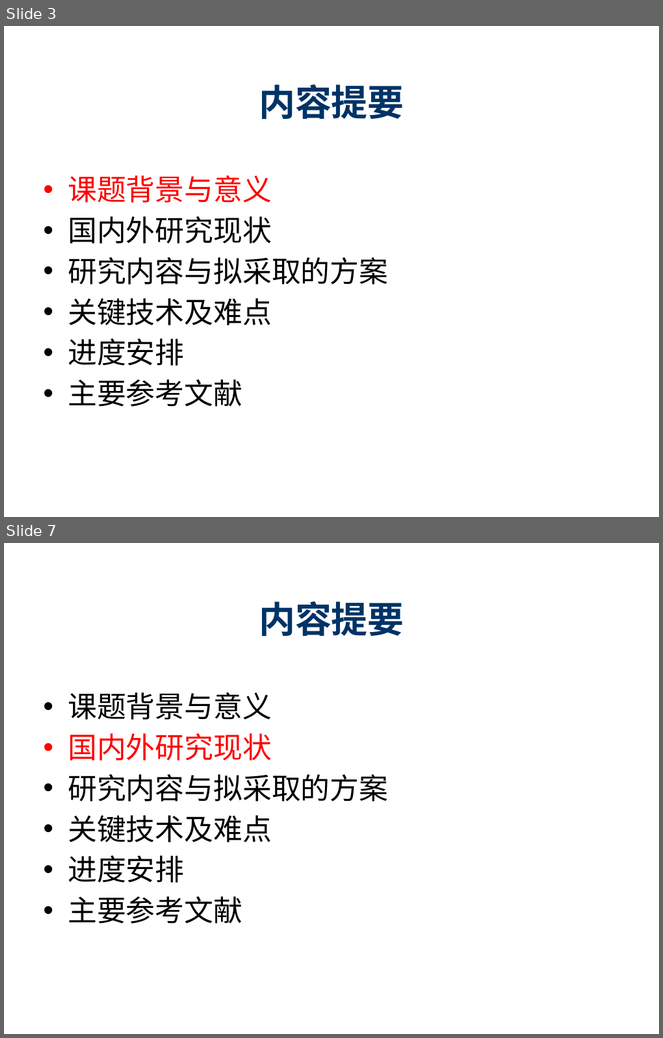
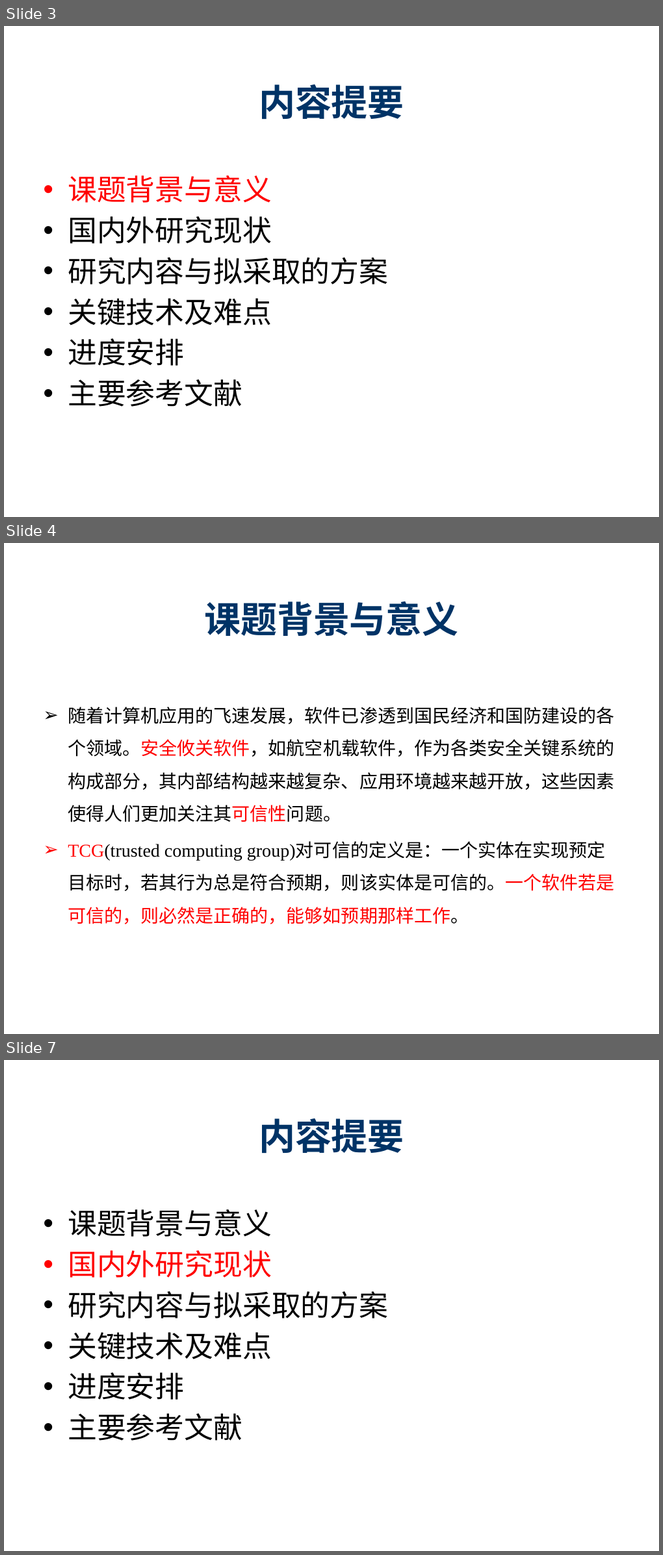
Before and after one commit to destiny1991/--2014--destiny, a slide deck: 开题/SY1406108_陈志伟_开题ppt.pptx. Shown one above the other, each under a label of ours: slides 3 and 7 before the commit, slides 3, 4 and 7 after it; the slides between them are not shown. The pictures are 663x1038 and 663x1555 pixels, drawn with LibreOffice and Linux fonts; fonts in the diff are those of the drawing; background and template pictures are left out. Boxes give left, top, right and bottom in pixels: in the first picture for what was removed or moved away, otherwise in the second. Text is boxed around its words. In the diff, an @@ line names an element or a change of style, - is before the commit and + after.

```diff
--- a/开题/SY1406108_陈志伟_开题ppt.pptx
+++ b/开题/SY1406108_陈志伟_开题ppt.pptx
@@ slide 4 added at [4,543,659,1034], background #FFFFFF @@
@@ title added at [204,601,459,636], 40 pt, text #003366, bold @@
+课题背景与意义
@@ text added at [68,707,615,925], 20 pt, text #000000 @@
+➢ 随着计算机应用的飞速发展，软件已渗透到国民经济和国防建设的各个领域。安全攸关软件，如航空机载软件，作为各类安全关键系统的构成部分，其内部结构越来越复杂、应用环境越来越开放，这些因素使得人们更加关注其可信性问题。
+➢ TCG(trusted computing group)对可信的定义是：一个实体在实现预定目标时，若其行为总是符合预期，则该实体是可信的。一个软件若是可信的，则必然是正确的，能够如预期那样工作。
```
Also in this commit, not shown: 13 slides changed, 1 other slide added, 1 slide removed, 2 other files.
